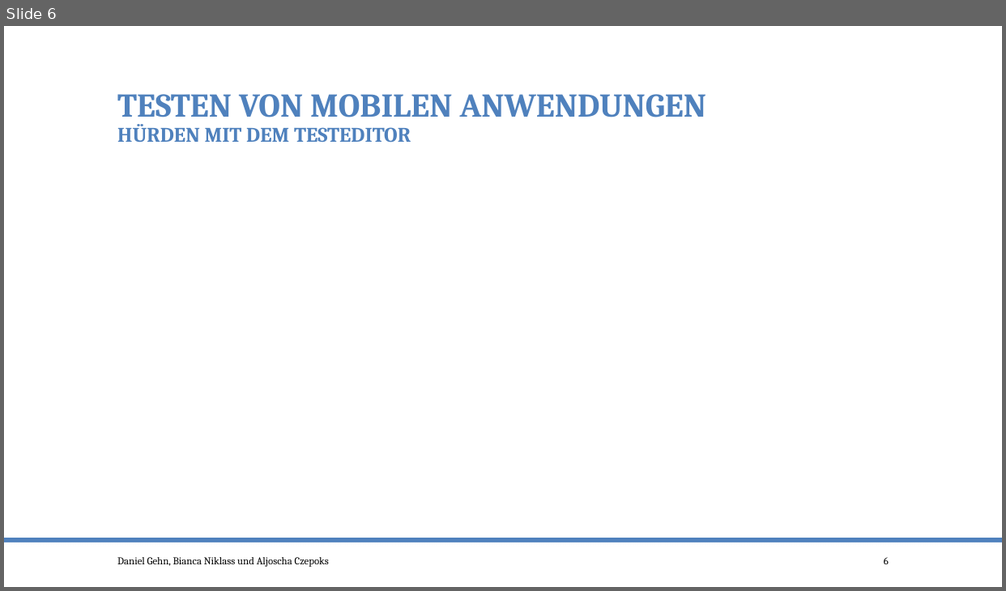
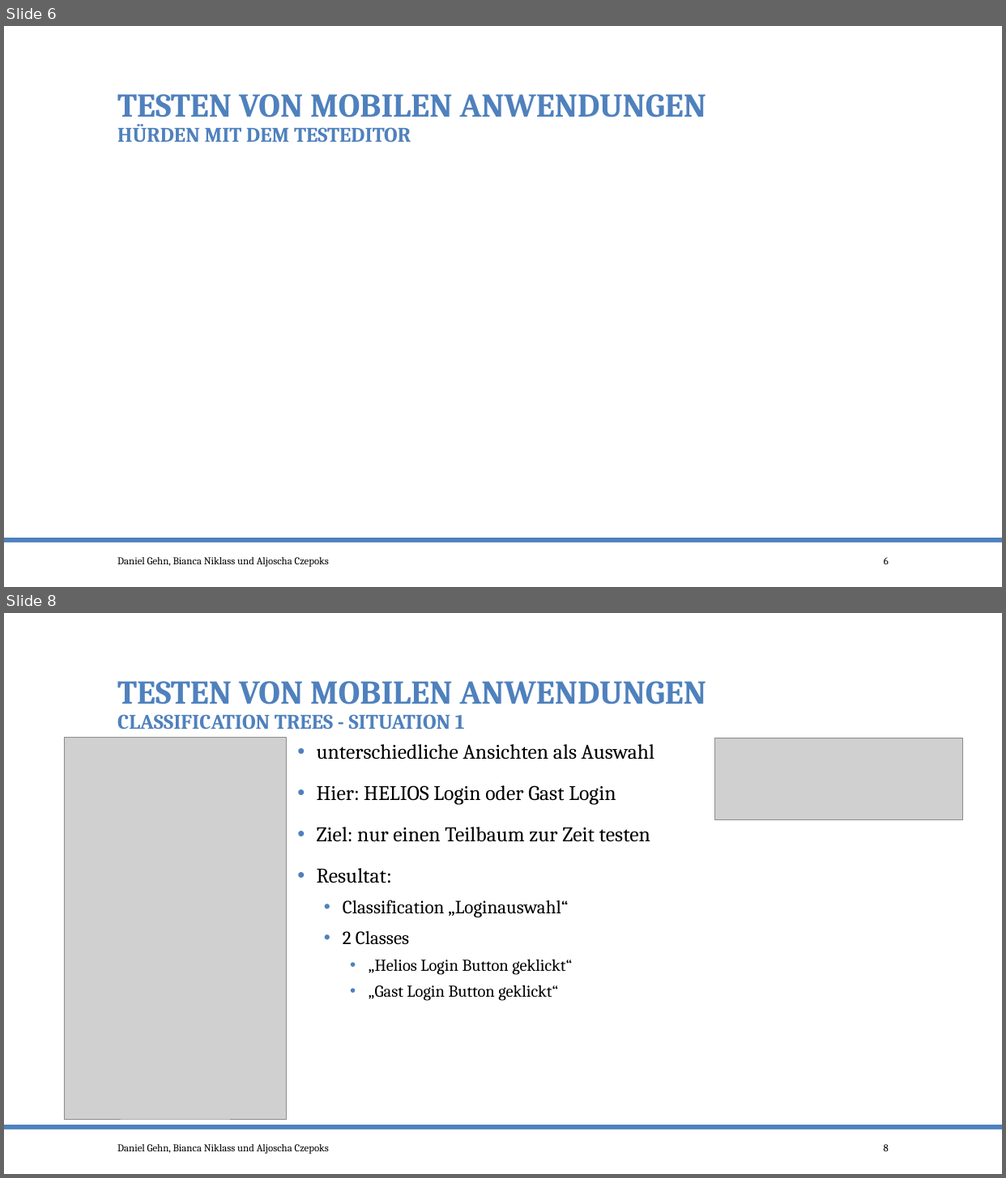
Before and after one commit to po-test-ws-2015/test-cycle, a slide deck: TestenMileStone3.pptx. Shown one above the other, each under a label of ours: slide 6 before the commit, slides 6 and 8 after it; the slides between them are not shown. The pictures are 1006x591 and 1006x1178 pixels, drawn with LibreOffice and Linux fonts; fonts in the diff are those of the drawing; grey boxes stand for pictures. Boxes give left, top, right and bottom in pixels: in the first picture for what was removed or moved away, otherwise in the second. Text is boxed around its words. In the diff, an @@ line names an element or a change of style, - is before the commit and + after.

```diff
--- a/TestenMileStone3.pptx
+++ b/TestenMileStone3.pptx
@@ slide 8 added at bbox=[4, 613, 1002, 1174], background #FFFFFF; not listed: 2 template elements that a slide beside it also shows @@
@@ title added at bbox=[117, 681, 706, 730], 20 pt, text #4F81BD, bold @@
+TESTEN VON MOBILEN ANWENDUNGEN
+CLASSIFICATION TREES - SITUATION 1
@@ picture added at bbox=[64, 738, 286, 1120] @@
@@ text added at bbox=[317, 744, 654, 1001], 20 pt, text #000000 @@
+• unterschiedliche Ansichten als Auswahl
+• Hier: HELIOS Login oder Gast Login
+• Ziel: nur einen Teilbaum zur Zeit testen
+• Resultat:
+  • Classification „Loginauswahl“
+  • 2 Classes
+    • „Helios Login Button geklickt“
+    • „Gast Login Button geklickt“
@@ picture added at bbox=[715, 738, 963, 820] @@
@@ text added at bbox=[117, 1144, 329, 1154], 10 pt, text #000000 @@
+Daniel Gehn, Bianca Niklass und Aljoscha Czepoks
@@ page number added at bbox=[884, 1144, 889, 1152], 10 pt, text #000000 @@
+8
```
Also in this commit, not shown: 1 slide changed, 4 other slides added.
